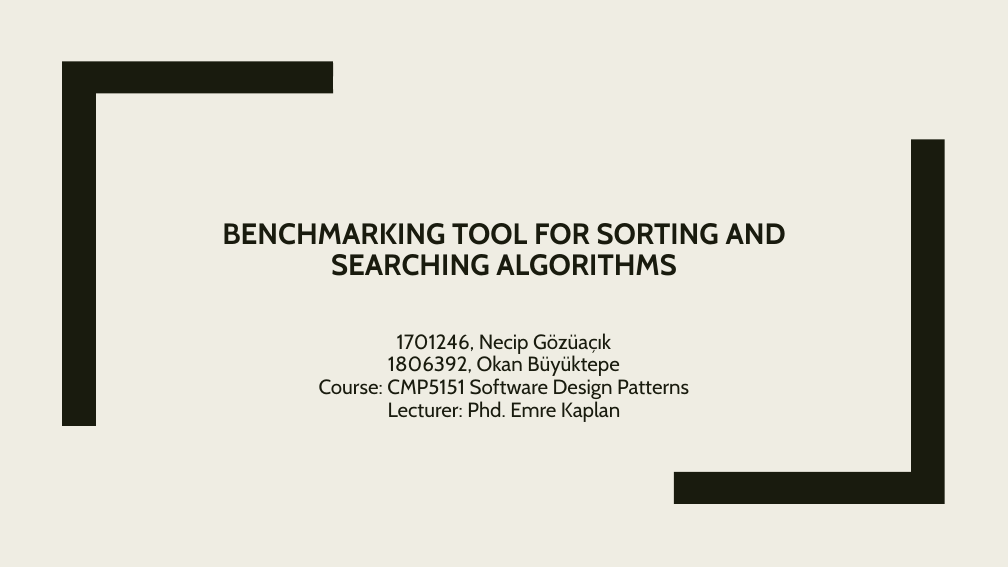
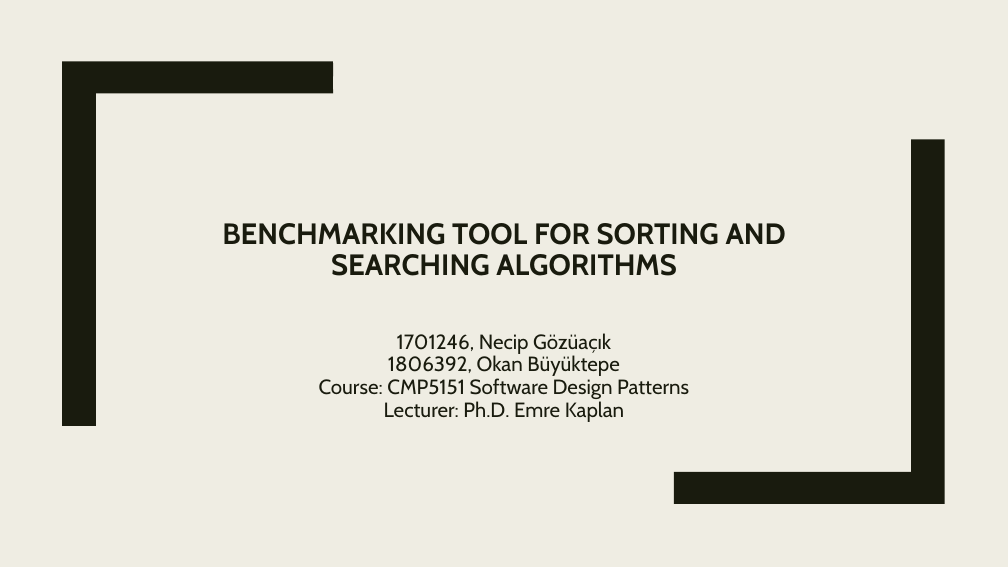
Before and after one commit to gozuacik/cmp5151, a slide deck: slide 1 of sunum_necip_gozuacik_okan_buyuktepe_v1.pptx. Drawn at 1008x567 pixels with LibreOffice and Linux fonts; fonts in the diff are those of the drawing. Boxes give left, top, right and bottom in pixels: in the first picture for what was removed or moved away, otherwise in the second. Text is boxed around its words. In the diff, an @@ line names an element or a change of style, - is before the commit and + after.

```diff
--- a/sunum_necip_gozuacik_okan_buyuktepe_v1.pptx
+++ b/sunum_necip_gozuacik_okan_buyuktepe_v1.pptx
@@ subtitle at (384, 401, 624, 422): text changed @@
-Lecturer: Phd. Emre Kaplan
+Lecturer: Ph.D. Emre Kaplan
```
Also in this commit, not shown: 1 other slide changed.
